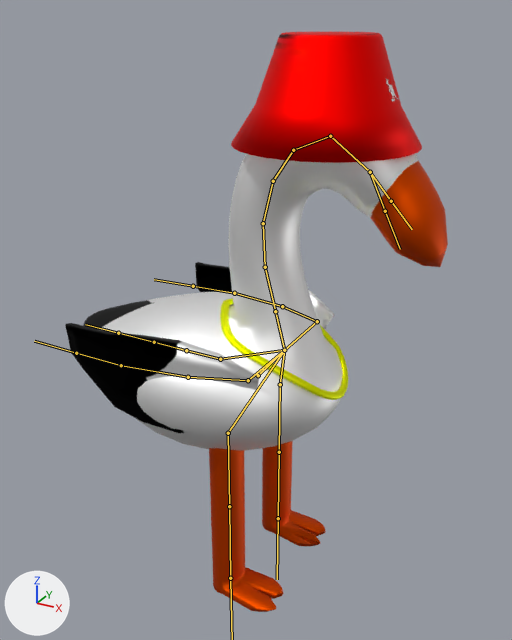
The FBX model Assets/Prototype/Models/Characters/Stiltz.fbx: old version first, new version second.
Rendered twice from a camera (50 mm lens) standing at (156.0, -287.0, 293.0) and looking at (-9.0, 14.0, 143.0). Arrows for +X, +Y and +Z are at lower left; the lights stay in place. Both versions are drawn at frame 1 of the action 'PinkyArmature|TitlePose_Pinky'; the numbers are the values there. The bones that bend it are drawn over the model as lines.

Objects in the first picture: 'StiltzMesh'.
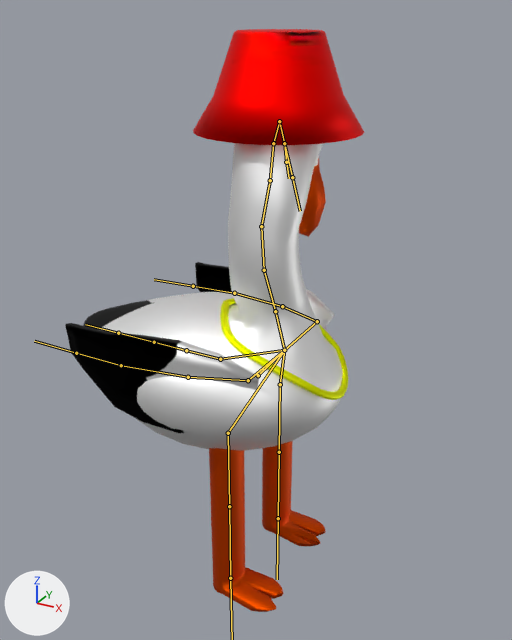
Pixel boxes (x1, y1, x2, y2) of what changed, in the pictures (512 x 640 px):
'StiltzMesh', posed (22% narrower)
    before: (65, 32, 448, 612)
    after: (65, 29, 364, 612)
bone 'Neck_2', root to tip
    before: (275, 311) to (265, 267)
    after: (275, 311) to (264, 270)
bone 'Neck_4', root to tip
    before: (263, 223) to (273, 181)
    after: (261, 226) to (270, 180)
bone 'Neck_5', root to tip
    before: (273, 181) to (293, 150)
    after: (270, 180) to (273, 143)
bone 'Nose_Lower', root to tip
    before: (370, 172) to (385, 211)
    after: (284, 143) to (292, 177)

The edits, one by one:
Bone 'Neck_2' (bone_neck_2) turns from (0, 0, 0) to (13, 39, 5) degrees about its own x, y and z.
Bone 'Neck_4' (bone_neck_4) turns from (0, 0, 0) to (-8, 30, -2) degrees about its own x, y and z.
Bone 'Neck_5' (bone_neck_5) turns from (0, 0, 0) to (-22, 30, -6) degrees about its own x, y and z.
Bone 'Nose_Lower' (bone_nose_lower) turns from (0, 0, 0) to (33, 3, -35) degrees about its own x, y and z.
